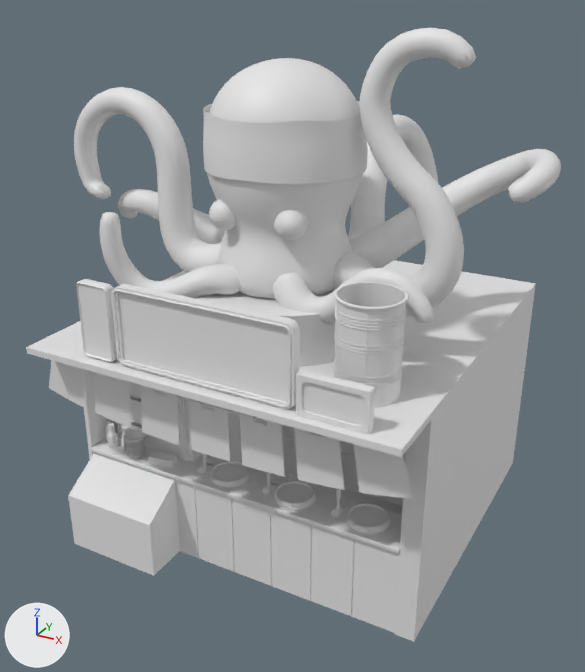
The FBX model SakuraProject/Assets/models/ramen_bar_st.fbx, before and after one commit.
Rendered twice from a 50 mm camera at (3.78, -6.69, 5.73) aimed at (-0.06, 0.28, 2.24). Every picture has the same lights, and +X, +Y and +Z are marked at lower left. Where no turn or scale is listed for an object, it has been applied to the vertices. Vertices at the same position are counted once.

Names of what the first picture shows: 'Cylinder', 'banderilla2', 'barril_metal', 'bowls', 'holograma1', 'holograma2', 'holograma3', 'palillos', 'pulpo_orig', 'ramen_bar_general', 'salsa1', 'vending_bebidas'.
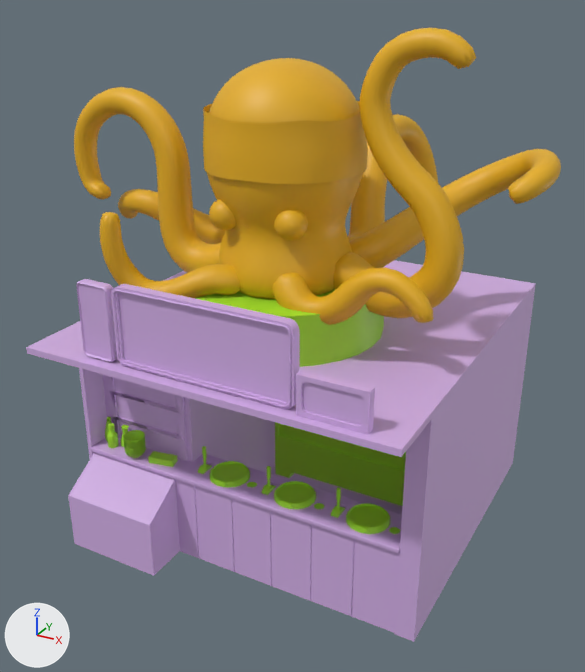
Pixel boxes (x1, y1, x2, y2) of what changed, in the pictures (585 x 672 px):
'pulpo_orig', recoloured: (74, 28, 561, 325) in both
'banderilla2', deleted: before (49, 360, 413, 498)
'barril_metal', deleted: before (334, 282, 409, 407)
'vending_bebidas', recoloured (grey to green): (275, 422, 406, 506) in both
'ramen_bar_general.001', added (purple): after (71, 454, 173, 524)
'holograma3', recoloured (grey to green): (346, 503, 390, 534) in both
'holograma2', recoloured (grey to green): (274, 481, 316, 509) in both
'holograma1', recoloured (grey to green): (210, 461, 250, 487) in both
'bowls', recoloured (grey to green): (123, 430, 146, 458) in both
'palillos', recoloured (grey to green): (148, 451, 178, 467) in both
'salsa1', recoloured (grey to green): (107, 423, 119, 448) in both
part 1 of me_cylinder_014, recoloured (grey to green): (195, 289, 335, 367) in both
part 2 of me_cube_001, deleted: before (71, 454, 173, 524)
part 3 of me_cube_001, recoloured (grey to purple): (26, 260, 536, 642) in both

What changed in the scene script:
```text
Change me_cylinder_014:
    remove me_cylinder_014.from_pydata(...)  # 54 vertices, 29 faces; spans x -1.0..1.0, y -0.99..1.0, z -0.27..0.27
    add me_cylinder_014.from_pydata(...)  # 54 vertices, 28 faces; spans x -1.0..1.0, y -0.99..1.0, z -0.27..0.27
    me_cylinder_014 part 1: 28 faces spanning x -1.0..1.0, y -0.99..1.0, z -0.27..0.27 switch from no material to mat_material_007 (green #a8e72d)
Change me_cube_001:
    verts and faces of me_cube_001; kept vertices keep their numbers, new ones are numbered from 1152
    remove me_cube_001.from_pydata(...)  # 1152 vertices, 1333 faces; spans x -1.93..1.95, y -1.66..2.53, z 0.01..3.25
    add me_cube_001.from_pydata(...)  # 1152 vertices, 1332 faces; spans x -1.93..1.95, y -1.66..2.53, z 0.01..3.25
    me_cube_001 part 2
    add delete_faces([(12, 15, 14, 13)])
    me_cube_001 part 3: 1332 faces spanning x -1.93..1.95, y -1.66..2.53, z 0.01..3.25 switch from no material to mat_material_006 (purple #d4b0e7)
Change me_cube_004:
    where me_cube_004.from_pydata(...)  # 32 vertices, 30 faces; spans x -1.15..-0.853, y -0.955..-0.781, z 1.012..1.089
    add me_cube_004.materials.append(mat_material_007)  # green #a8e72d
Change me_sphere_003:
    where me_sphere_003.from_pydata(...)  # 1419 vertices, 1546 faces; spans x -1.451..-1.225, y -1.022..-0.796, z 1.016..1.271
    add me_sphere_003.materials.append(mat_material_007)  # green #a8e72d
Change me_cylinder_002:
    where me_cylinder_002.from_pydata(...)  # 478 vertices, 446 faces; spans x 1.118..1.543, y -0.963..-0.538, z 1.015..1.075
    add me_cylinder_002.materials.append(mat_material_007)  # green #a8e72d
Change me_pulpo_orig:
    where me_pulpo_orig.from_pydata(...)  # 8214 vertices, 8134 faces; spans x -2.46..2.38, y -1.2..2.66, z -1.23..1.34
    add me_pulpo_orig.materials.append(mat_material_005)  # yellow #e7b018
Change me_cylinder_007:
    where me_cylinder_007.from_pydata(...)  # 238 vertices, 223 faces; spans x -1.74..-1.628, y -0.922..-0.811, z 1.018..1.285
    add me_cylinder_007.materials.append(mat_material_007)  # green #a8e72d
Change me_cube_005:
    where me_cube_005.from_pydata(...)  # 122 vertices, 140 faces; spans x -0.61..1.66, y 0.84..1.4, z 0.01..2.17
    add me_cube_005.materials.append(mat_material_007)  # green #a8e72d
Add me_cube_054:
    me_cube_054.from_pydata([(-1.841, -1.433, 0.653), (-1.841, -0.993, 0.93), (-0.773, -0.993, 0.93), (-0.773, -1.433, 0.653)], [], [(2, 1, 0, 3)])
    me_cube_054.materials.append(mat_material_006)  # purple #d4b0e7
Remove ob_barril_metal:
    ob_barril_metal = bpy.data.objects.new('barril_metal', me_cylinder_011)
Remove ob_banderilla2:
    ob_banderilla2 = bpy.data.objects.new('banderilla2', me_circle)
Add ob_ramen_bar_general_001:
    ob_ramen_bar_general_001 = bpy.data.objects.new('ramen_bar_general.001', me_cube_054)
    ob_ramen_bar_general_001.location = (0.0, 0.0, 0.0)
```
